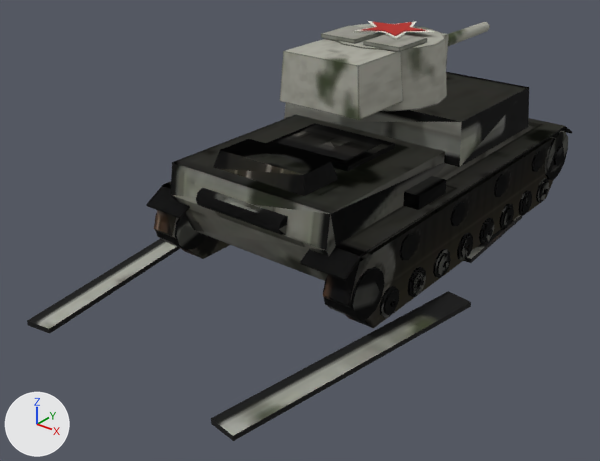
Before and after pictures for a commit that changed the glTF model public/models/t26_winter.glb.
Rendered twice from a 50 mm lens placed at (4.64, -7.23, 4.04), pointed at (-0.13, -1.27, 0.34). The axes (+X, +Y, +Z) are drawn at lower left. The lights are the same throughout. The picture after the commit comes second. Vertices at exactly the same position are counted once.

In view in the first picture: 'hull_ok', 'hull_trackL', 'hull_trackR', 'turret_ok'.
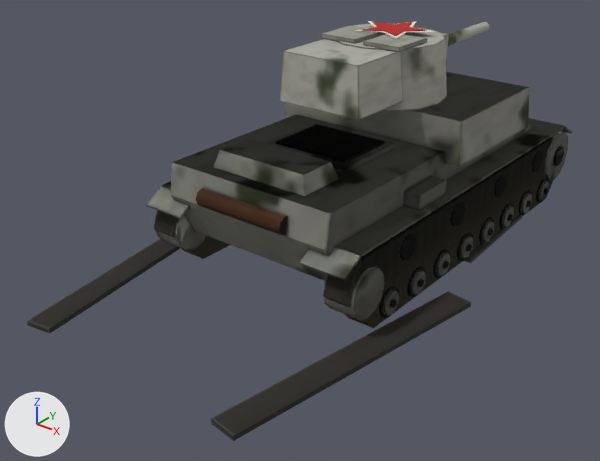
Where the change shows, as pixel boxes [x1, y1, x2, y2] in the pictures (600 x 461 px; the box of a moved part takes in the faces that stretch with it):
'hull_trackR', surface changed, reshaped
    before: [148, 86, 571, 441]
    after: [146, 72, 572, 441]
'hull_trackL', surface changed
    both: [27, 130, 565, 333]
'hull_ok', surface changed
    both: [154, 210, 425, 294]
part 1 of me_t26_hull_003, moved or reshaped (not visible afterwards)
    before: [380, 181, 547, 315]
part 2 of me_t26_hull_003, moved or reshaped (not visible afterwards)
    before: [283, 124, 384, 162]
part 3 of me_t26_hull_003, surface changed
    before: [27, 129, 572, 329]
    after: [27, 131, 565, 329]
part 4 of me_t26_hull_005, moved or reshaped
    before: [380, 181, 549, 318]
    after: [379, 181, 549, 318]
part 5 of me_t26_hull_005, moved or reshaped
    before: [276, 125, 344, 160]
    after: [276, 124, 385, 162]
part 6 of me_t26_hull_005, surface changed
    before: [172, 126, 571, 316]
    after: [155, 126, 572, 316]

The change in detail:
Picture 'hull_ok' (img_hull_ok) is now built by load_image('hull_ok', '_unpacked/hull_ok', 1024, 1024, 'sRGB') instead of load_image('hull_ok', '_unpacked/hull_ok', 512, 512, 'sRGB').
Picture 'hull_trackL' (img_hull_trackl) is now built by load_image('hull_trackL', '_unpacked/hull_trackL', 1024, 1024, 'sRGB') instead of load_image('hull_trackL', '_unpacked/hull_trackL', 512, 512, 'sRGB').
Picture 'hull_trackR' (img_hull_trackr) is now built by load_image('hull_trackR', '_unpacked/hull_trackR', 1024, 1024, 'sRGB') instead of load_image('hull_trackR', '_unpacked/hull_trackR', 512, 512, 'sRGB').
Picture 'turret_ok' (img_turret_ok) is now built by load_image('turret_ok', '_unpacked/turret_ok', 1024, 1024, 'sRGB') instead of load_image('turret_ok', '_unpacked/turret_ok', 512, 512, 'sRGB').
me_t26_hull_003 is used by ob_hull_trackl; location (0.0, 0.0, 0.0).
me_t26_hull_003 had 1328 vertices, 2328 faces and spanned x -1.7..1.27, y -3.78..2.38, z 0.0..1.5.
me_t26_hull_003 now has 1526 vertices, 2724 faces and spans x -1.7..1.27, y -3.78..2.38, z 0.0..1.5.
me_t26_hull_003 part 1: 3 vertices moved from x 1.01, y -0.66..1.22, z 0.15..0.18 to x 1.01, y -0.68..1.21, z 0.14..0.2; 85 vertices removed from x 1.01..1.27, y -1.78..1.77, z 0.02..0.32; 173 vertices added at x 1.01..1.27, y -1.79..1.77, z 0.02..0.32.
me_t26_hull_003 part 2: 2 vertices removed from x -0.42..0.42, y -1.29..-0.61, z 1.23; 4 vertices added at x -0.42..0.42, y -1.29..-0.61, z 1.22..1.24.
me_t26_hull_003 part 3: 329 kept faces spanning x -1.7..1.27, y -3.78..2.38, z 0.0..1.5 get new texture (UV) coordinates.
Other edits to the shape of me_t26_hull_003 do not show in these pictures.
me_t26_hull_005 is used by ob_hull_trackr; location (0.0, 0.0, 0.0).
me_t26_hull_005 had 1328 vertices, 2328 faces and spanned x -1.27..1.7, y -3.78..2.38, z 0.0..1.5.
me_t26_hull_005 now has 1526 vertices, 2724 faces and spans x -1.27..1.7, y -3.78..2.38, z 0.0..1.5.
me_t26_hull_005 part 4: 5 vertices moved from x 1.01, y -0.66..1.22, z 0.13..0.18 to x 1.01..1.27, y -0.68..1.21, z 0.14..0.2; 84 vertices removed from x 1.01..1.27, y -1.78..1.77, z 0.02..0.32; 173 vertices added at x 1.01..1.27, y -1.79..1.77, z 0.02..0.32.
me_t26_hull_005 part 5: 2 vertices removed from x -0.42..0.42, y -1.29..-0.61, z 1.23; 4 vertices added at x -0.42..0.42, y -1.29..-0.61, z 1.22..1.24.
me_t26_hull_005 part 6: 313 kept faces spanning x -1.27..1.29, y -2.34..2.38, z 0.0..1.5 get new texture (UV) coordinates.
Other edits to the shape of me_t26_hull_005 do not show in these pictures.
